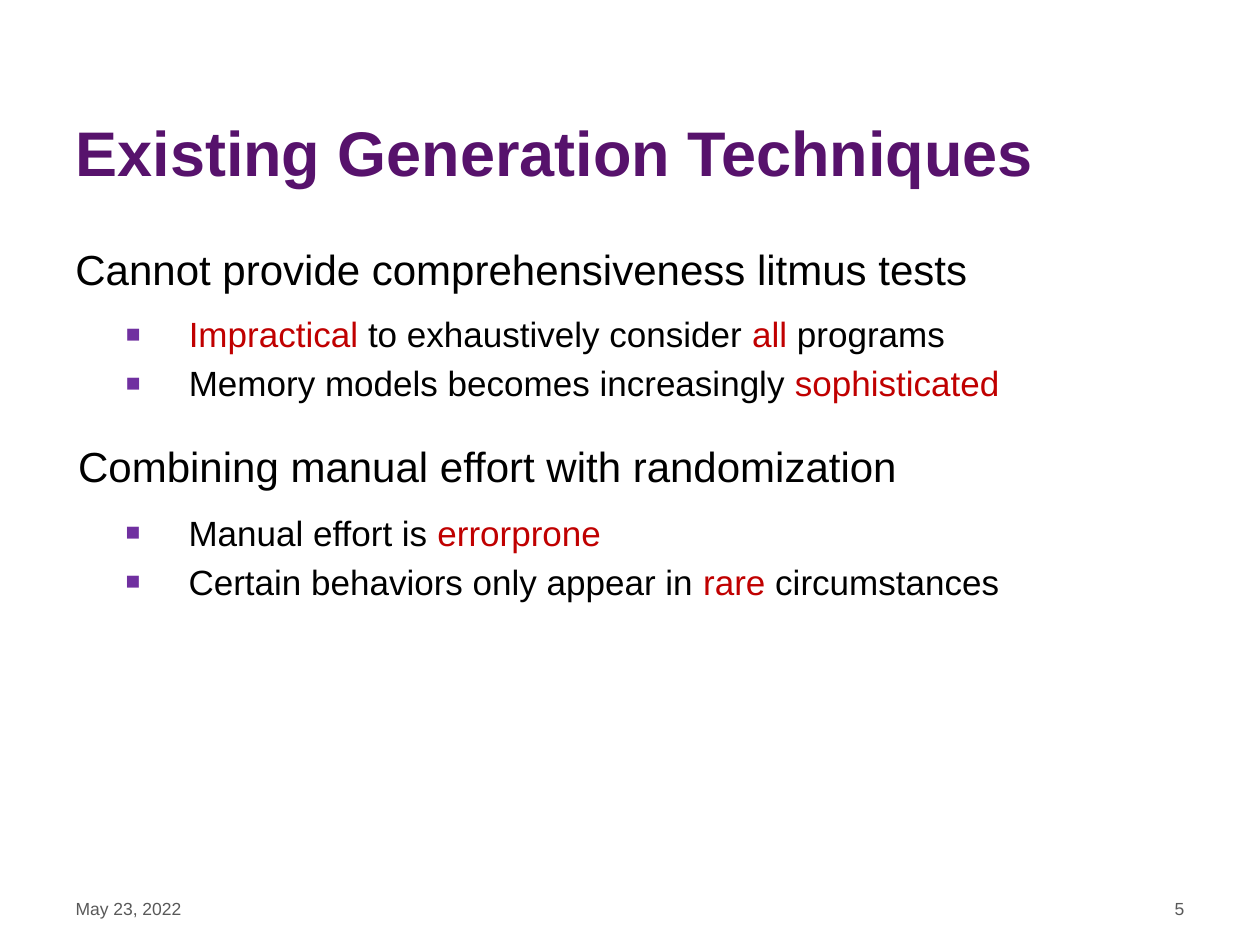
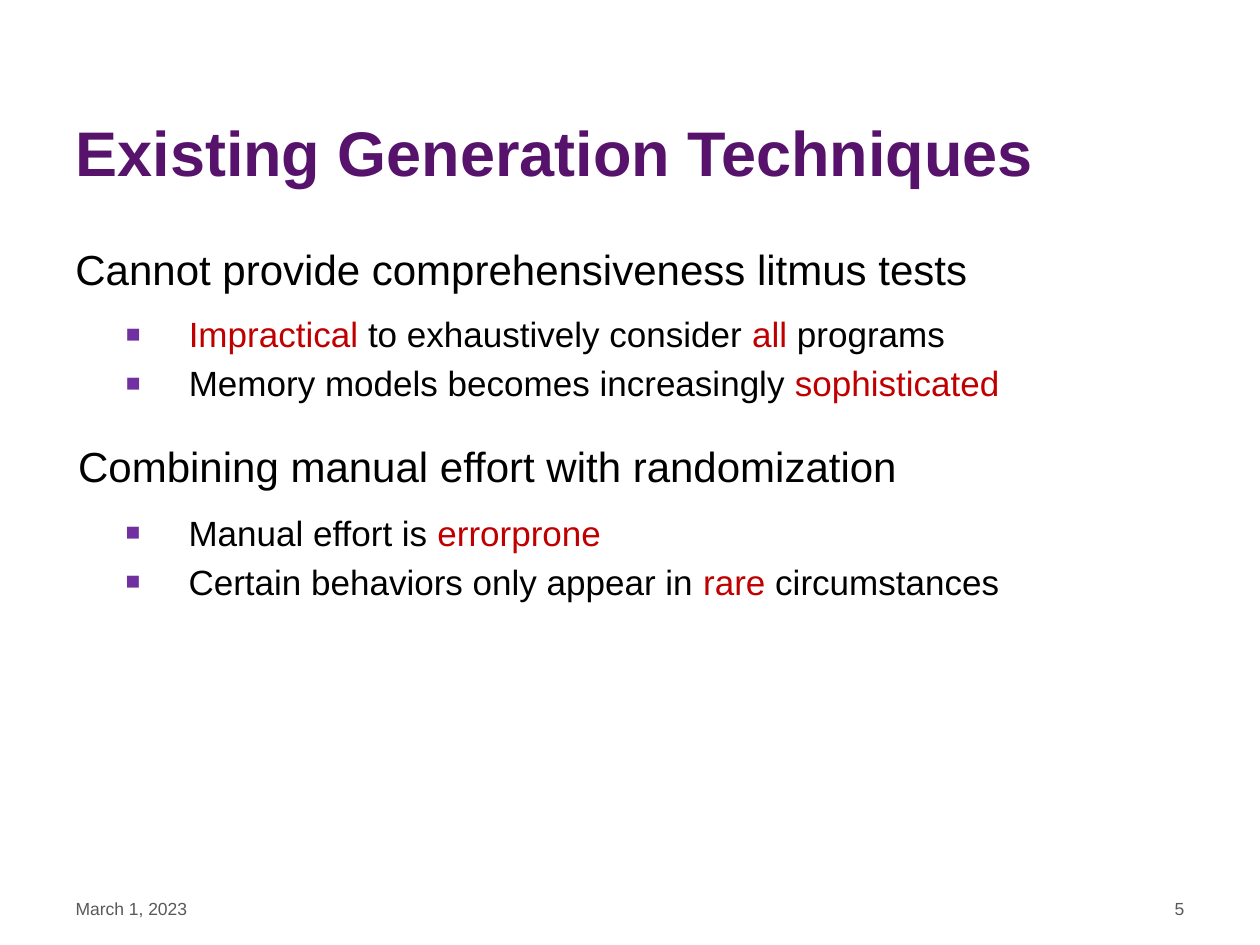
Before and after one commit to hengxin/vis-ar-formalization, a slide deck: slide 5 of alloy/report/ASPLOS2017.pptx. Drawn at 1260x945 pixels with LibreOffice and Linux fonts; fonts in the diff are those of the drawing; background and template pictures are left out. Boxes give left, top, right and bottom in pixels: in the first picture for what was removed or moved away, otherwise in the second. Text is boxed around its words. In the diff, an @@ line names an element or a change of style, - is before the commit and + after.

```diff
--- a/alloy/report/ASPLOS2017.pptx
+++ b/alloy/report/ASPLOS2017.pptx
@@ text at (76, 902, 187, 917): text changed @@
-May 23, 2022
+March 1, 2023
```
Also in this commit, not shown: 16 other slides changed, 1 other file.
